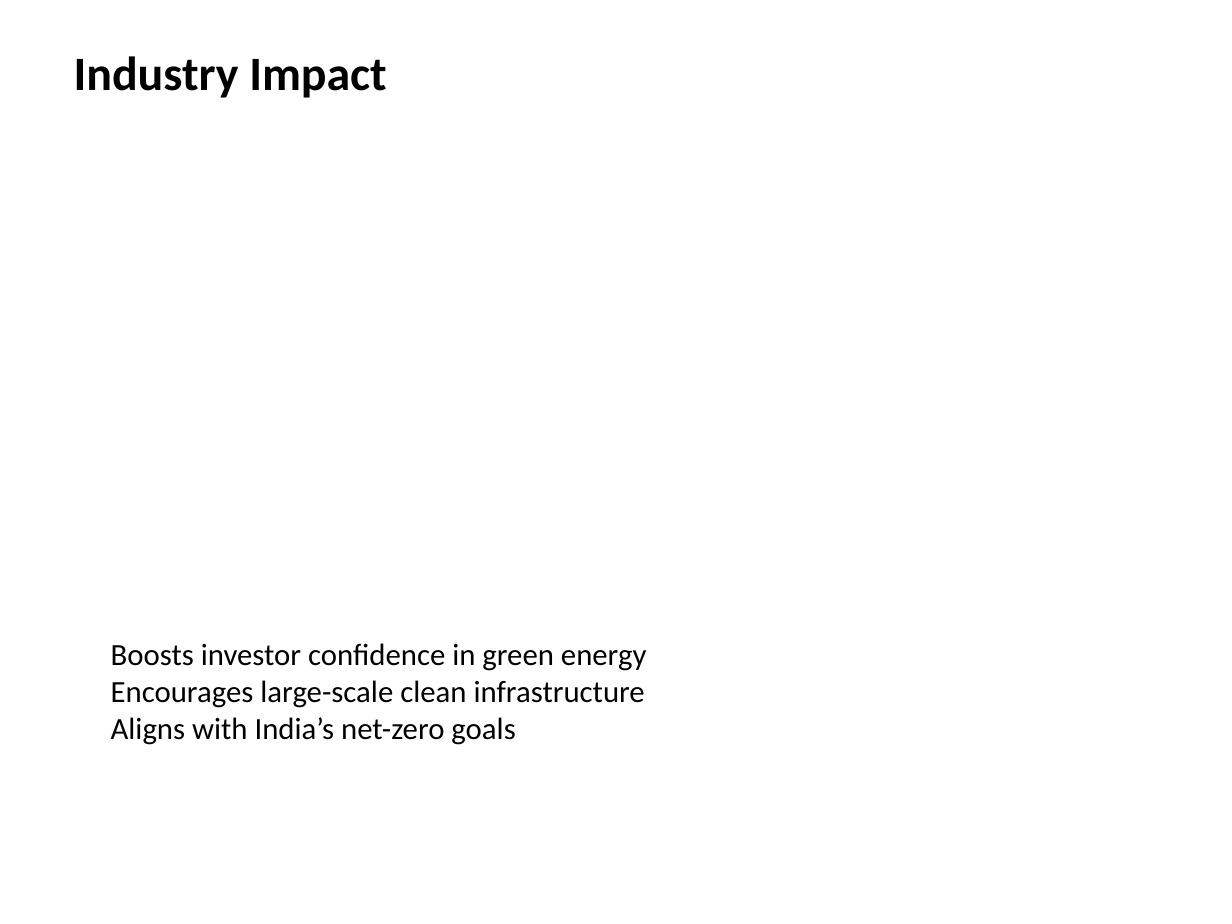
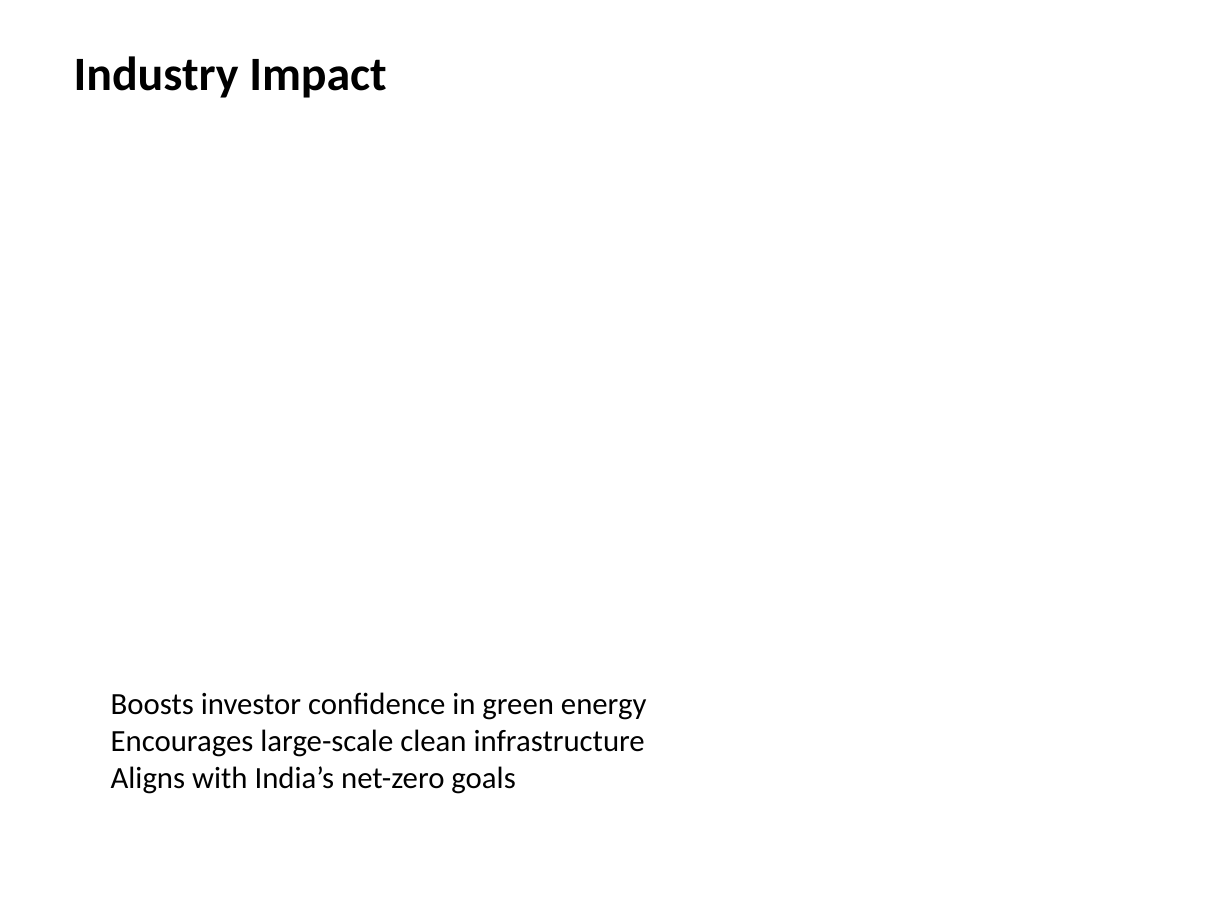
Before and after one commit to gauravsiemens1988/Linkedin-AI-Agent_Personal, a slide deck: slide 4 of drafts/linkedin_carousel.pptx. Drawn at 1232x924 pixels with LibreOffice and Linux fonts; fonts in the diff are those of the drawing. Boxes give left, top, right and bottom in pixels: in the first picture for what was removed or moved away, otherwise in the second. Text is boxed around its words. In the diff, an @@ line names an element or a change of style, - is before the commit and + after.

```diff
--- a/drafts/linkedin_carousel.pptx
+++ b/drafts/linkedin_carousel.pptx
@@ text "Boosts investor confidence in green ...": place and size @@
-text "Boosts investor confidence in green ..." at (111,643,646,745)
+text "Boosts investor confidence in green ..." at (111,692,646,794)
```
Also in this commit, not shown: 4 other slides changed.
